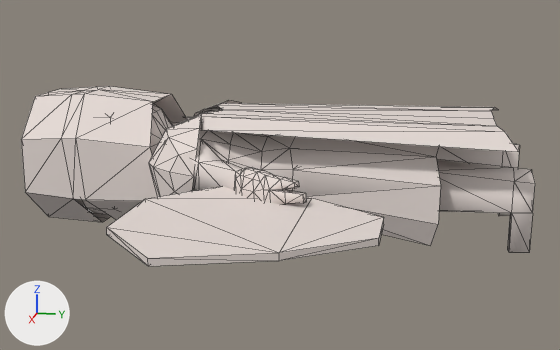
The OBJ model Resources/characters/knight/knight.obj, before and after one commit.
Both versions are drawn from a 50 mm lens placed at (13.47, -1.53, 3.07), pointed at (0.39, -4.15, -0.2). The lights are fixed; the arrows at lower left show +X, +Y and +Z. Mesh edges are drawn as thin lines. Where no turn or scale is listed for an object, it has been applied to the vertices. Vertices at the same position are counted once.

The first picture shows 'male.000_Plane.001'.
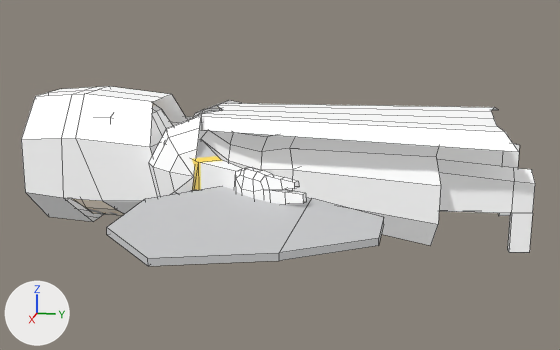
What differs and where, as boxes [x1, y1, x2, y2] in the pictures (560 x 350 px; the box of a moved part takes in the faces that stretch with it):
'male.000_Plane.001', surface changed, reshaped
    both: [21, 86, 535, 266]
part 1 of me_male_000_plane_001, moved or reshaped
    before: [26, 122, 178, 222]
    after: [21, 122, 178, 222]
part 2 of me_male_000_plane_001, recoloured
    both: [194, 166, 199, 190]
part 3 of me_male_000_plane_001, recoloured
    both: [170, 149, 197, 194]

The change, as a diff of the scene's bpy script:
```diff
--- a/Resources/characters/knight/knight.obj.py
+++ b/Resources/characters/knight/knight.obj.py
@@ img_knighttex_png @@
+img_knighttex_png = load_image('knighttex.png', 'knighttex.png', 90, 90, 'sRGB')
@@ mat_armor @@
 mat_armor = principled_material('armor')
-mat_armor.base_color = (0.8, 0.715, 0.677)  # white #e7dcd7
+mat_armor.texture = img_knighttex_png
 mat_armor.roughness = 0.69
+mat_armor.emission_color = (0.1, 0.1, 0.1)  # dark grey #595959
+mat_armor.emission_strength = 1.0
@@ mat_armor_none @@
 mat_armor_none = principled_material('armor_NONE')
-mat_armor_none.base_color = (0.8, 0.715, 0.677)  # white #e7dcd7
+mat_armor_none.texture = img_knighttex_png
 mat_armor_none.roughness = 0.69
+mat_armor_none.emission_color = (0.1, 0.1, 0.1)  # dark grey #595959
+mat_armor_none.emission_strength = 1.0
@@ mat_armor_knight_png @@
+mat_armor_knight_png = principled_material('armor_knight.png')
+mat_armor_knight_png.texture = img_knighttex_png
+mat_armor_knight_png.roughness = 0.69
+mat_armor_knight_png.emission_color = (0.1, 0.1, 0.1)  # dark grey #595959
+mat_armor_knight_png.emission_strength = 1.0
@@ me_male_000_plane_001 @@
 # used by ob_male_000_plane_001; location = (0.0, 0.0, 0.0)
-me_male_000_plane_001.from_pydata(...)  # 641 vertices, 1186 faces; spans x -4.76..5.66, y -9.08..0.02, z -1.37..1.16
-me_male_000_plane_001.materials.append(mat_chainmail)  # white #e7dcd7
+me_male_000_plane_001.from_pydata(...)  # 641 vertices, 604 faces; spans x -4.76..5.66, y -9.08..0.02, z -1.32..1.16
+# me_male_000_plane_001 part 1: 3 vertices moved from x -0.18..0.18, y -7.61..-5.9, z -1.32..-1.27 to x -0.33..0.33, y -7.8..-5.9, z -1.32..-1.14; 8 vertices removed from x -1.2..1.2, y -7.72..-7.22, z -1.37..-0.61; 8 vertices added at x -1.2..1.2, y -7.9..-6.9, z -1.32..-0.61
+# me_male_000_plane_001 part 2: 8 faces spanning x -1.99..1.99, y -5.25..-1.51, z -0.62..0.37 switch from mat_armor (white #e7dcd7) to mat_armor_knight_png (picture img_knighttex_png)
+# me_male_000_plane_001 part 3: 30 faces spanning x -3.92..1.99, y -9.08..-2.59, z -0.33..0.51 switch from mat_armor_none (white #e7dcd7) to mat_armor_knight_png (picture img_knighttex_png)
+# me_male_000_plane_001 part 4: the surface is now shaded flat
```
